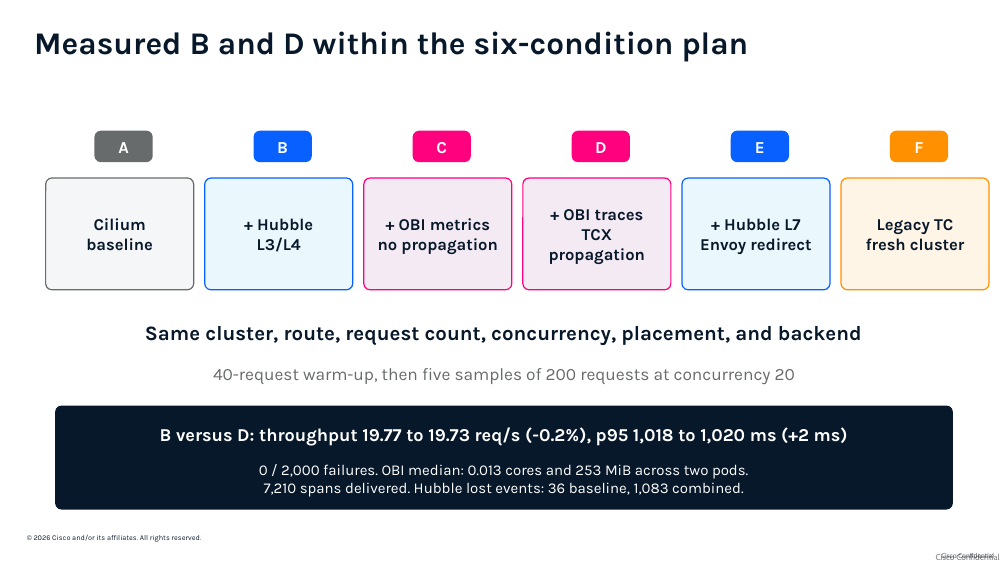
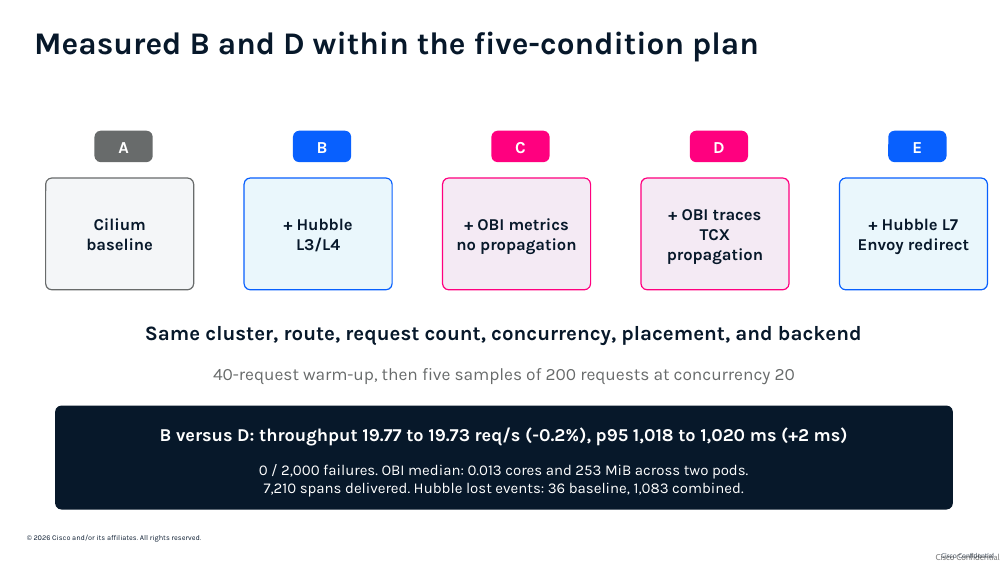
Before and after one commit to ajimenez1503/cilium-obi-demo, a slide deck: slide 23 of slides/cilium-obi-session-deck-latest.pptx. Drawn at 1008x567 pixels with LibreOffice and Linux fonts; fonts in the diff are those of the drawing; background and template pictures are left out. Boxes give left, top, right and bottom in pixels: in the first picture for what was removed or moved away, otherwise in the second. Text is boxed around its words. In the diff, an @@ line names an element or a change of style, - is before the commit and + after.

Commit message:
Remove legacy TC from benchmark plan slide

```diff
--- a/slides/cilium-obi-session-deck-latest.pptx
+++ b/slides/cilium-obi-session-deck-latest.pptx
@@ text at [34, 31, 759, 62]: text changed @@
-Measured B and D within the six-condition plan
+Measured B and D within the five-condition plan
@@ rounded rectangle "B": place and size @@
-rounded rectangle "B" at [253, 131, 312, 163]
+rounded rectangle "B" at [293, 131, 352, 163]
@@ rounded rectangle "C": place and size @@
-rounded rectangle "C" at [413, 131, 471, 163]
+rounded rectangle "C" at [492, 131, 550, 163]
@@ rounded rectangle "D": place and size @@
-rounded rectangle "D" at [572, 131, 630, 163]
+rounded rectangle "D" at [690, 131, 748, 163]
@@ rounded rectangle "E": place and size @@
-rounded rectangle "E" at [731, 131, 789, 163]
+rounded rectangle "E" at [889, 131, 947, 163]
@@ rounded rectangle removed at [890, 131, 948, 163] @@
-F
@@ rounded rectangle "+ Hubble": place and size @@
-rounded rectangle "+ Hubble" at [205, 178, 353, 290]
+rounded rectangle "+ Hubble" at [244, 178, 392, 290]
@@ rounded rectangle "+ OBI metrics": place and size @@
-rounded rectangle "+ OBI metrics" at [364, 178, 512, 290]
+rounded rectangle "+ OBI metrics" at [442, 178, 591, 290]
@@ rounded rectangle "+ OBI traces": place and size @@
-rounded rectangle "+ OBI traces" at [523, 178, 671, 290]
+rounded rectangle "+ OBI traces" at [641, 178, 789, 290]
@@ rounded rectangle "+ Hubble L7": place and size @@
-rounded rectangle "+ Hubble L7" at [682, 178, 830, 290]
+rounded rectangle "+ Hubble L7" at [839, 178, 988, 290]
@@ rounded rectangle removed at [841, 178, 989, 290] @@
-Legacy TC
-fresh cluster
```
